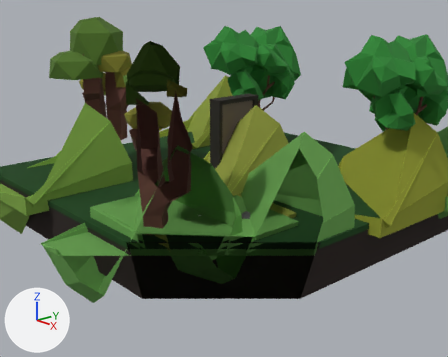
The Blender file Blender Files/smfm room 1.blend, before and after one commit.
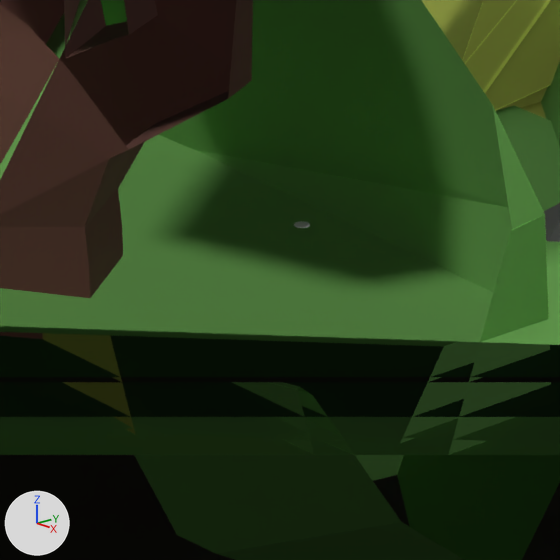
There are two pictures of each version: one from a 50 mm camera at (8.83, -7.93, 4.77) aimed at (1.91, -1.85, 1.99), one close up on the part from 33% to 55% of the width and 50% to 77% of the height. Lighting does not change. The marker at lower left points along +X, +Y and +Z. Everything nearer to the camera than a plane just in front of the edit is cut away.
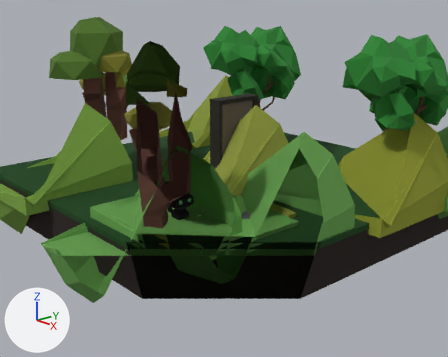
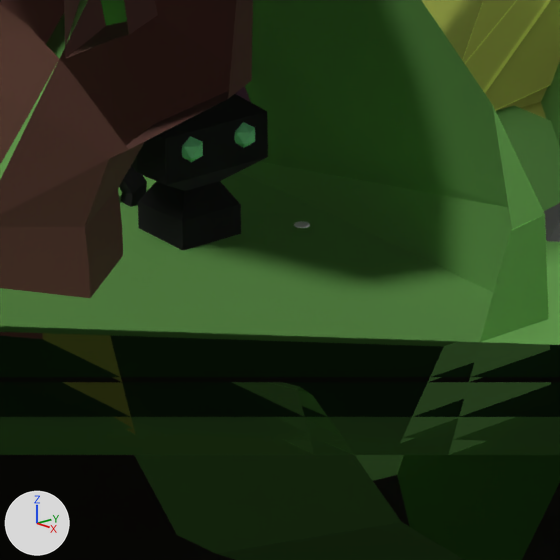
Diff of the bpy script that builds the scene:
```diff
--- a/Blender Files/smfm room 1.blend.py
+++ b/Blender Files/smfm room 1.blend.py
@@ mat_material_008 @@
+mat_material_008 = principled_material('Material.008')
+mat_material_008.base_color = (0.0985, 0.0374, 0.0675)  # dark purple #583649
+mat_material_008.roughness = 1.0
@@ mat_material @@
+mat_material = principled_material('Material')
+mat_material.base_color = (0.0, 0.0, 0.0)  # black #000000
+mat_material.roughness = 1.0
@@ mat_material_007 @@
+mat_material_007 = principled_material('Material.007')
+mat_material_007.base_color = (0.8, 0.8, 0.8)  # white #e7e7e7
+mat_material_007.roughness = 1.0
@@ mat_material_001 @@
+mat_material_001 = principled_material('Material.001')
+mat_material_001.base_color = (0.218, 0.8, 0.334)  # green #81e79c
@@ me_cube_017 @@
+me_cube_017.from_pydata(...)  # 270 vertices, 267 faces; spans x -3.41..1.32, y -1.8..1.74, z -1.16..4.73
+# faces by material slot: [246, 19, 2]
+me_cube_017.materials.append(mat_material)  # black #000000
+me_cube_017.materials.append(mat_material_007)  # white #e7e7e7
+me_cube_017.materials.append(mat_material_008)  # dark purple #583649
@@ me_icosphere_013 @@
+me_icosphere_013.from_pydata(...)  # an icosphere of 20 faces spanning x -0.89..0.89, y -0.85..0.85, z -1.0..1.0
+me_icosphere_013.materials.append(mat_material_001)  # green #81e79c
@@ me_icosphere_012 @@
+me_icosphere_012.from_pydata(...)  # an icosphere of 20 faces spanning x -0.89..0.89, y -0.85..0.85, z -1.0..1.0
+me_icosphere_012.materials.append(mat_material_001)  # green #81e79c
@@ ob_square @@
+ob_square = bpy.data.objects.new('Square', me_cube_017)
+ob_square.location = (1.603, -2.486, 1.406)
+ob_square.scale = (0.0976, 0.0976, 0.0976)
@@ ob_icosphere_012 @@
+ob_icosphere_012 = bpy.data.objects.new('Icosphere.012', me_icosphere_013)
+ob_icosphere_012.location = (1.73, -2.398, 1.709)
+ob_icosphere_012.scale = (0.0363, 0.0363, 0.0363)
@@ ob_icosphere_010 @@
+ob_icosphere_010 = bpy.data.objects.new('Icosphere.010', me_icosphere_012)
+ob_icosphere_010.location = (1.73, -2.572, 1.709)
+ob_icosphere_010.scale = (0.0363, 0.0363, 0.0363)
```

What differs and where, as boxes [x1, y1, x2, y2] in the close-ups (560 x 560 px):
'Square', added (black)
    after: [119, 86, 268, 250]
    faces in mat_material (black #000000): [119, 94, 268, 250]
'Icosphere.010', added (green)
    after: [181, 136, 203, 162]
'Icosphere.012', added
    after: [234, 122, 255, 148]
